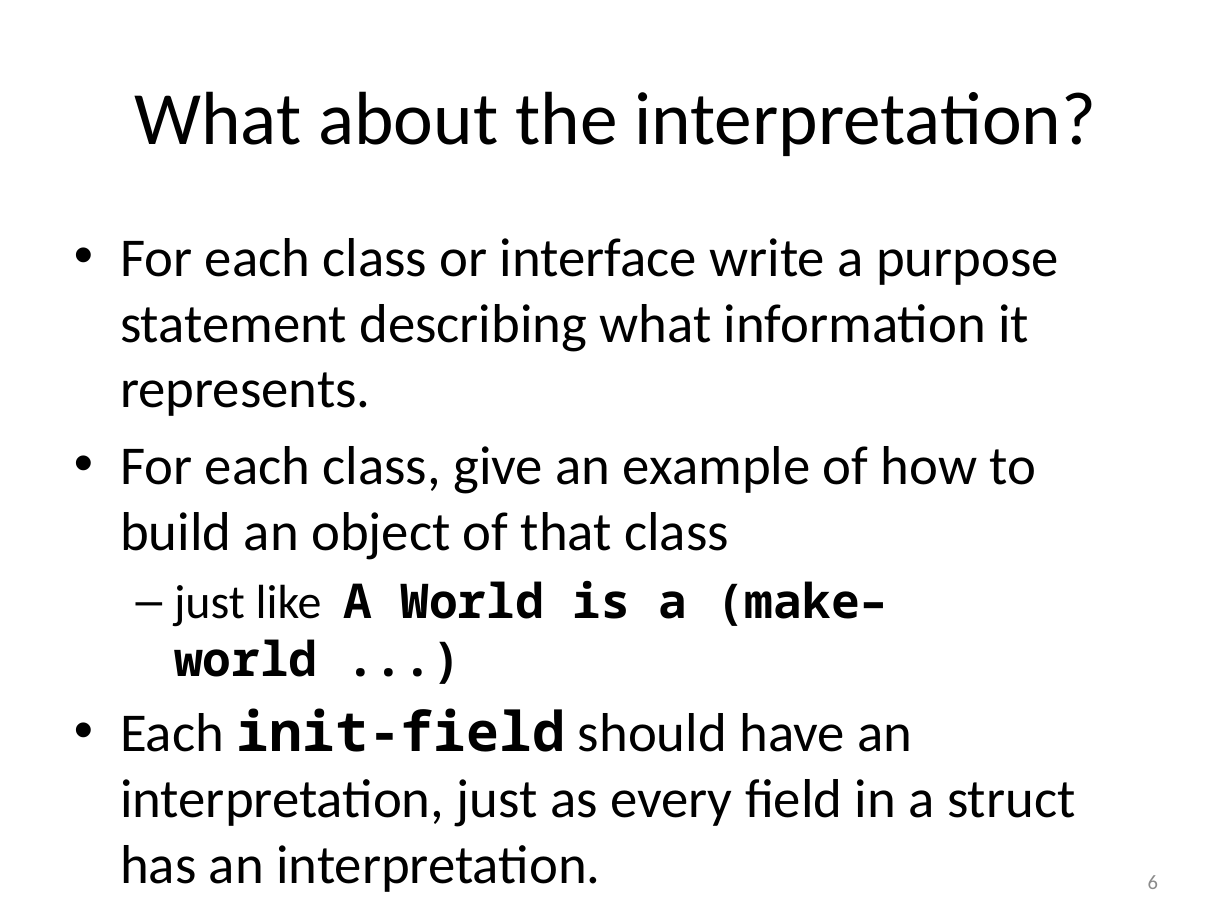
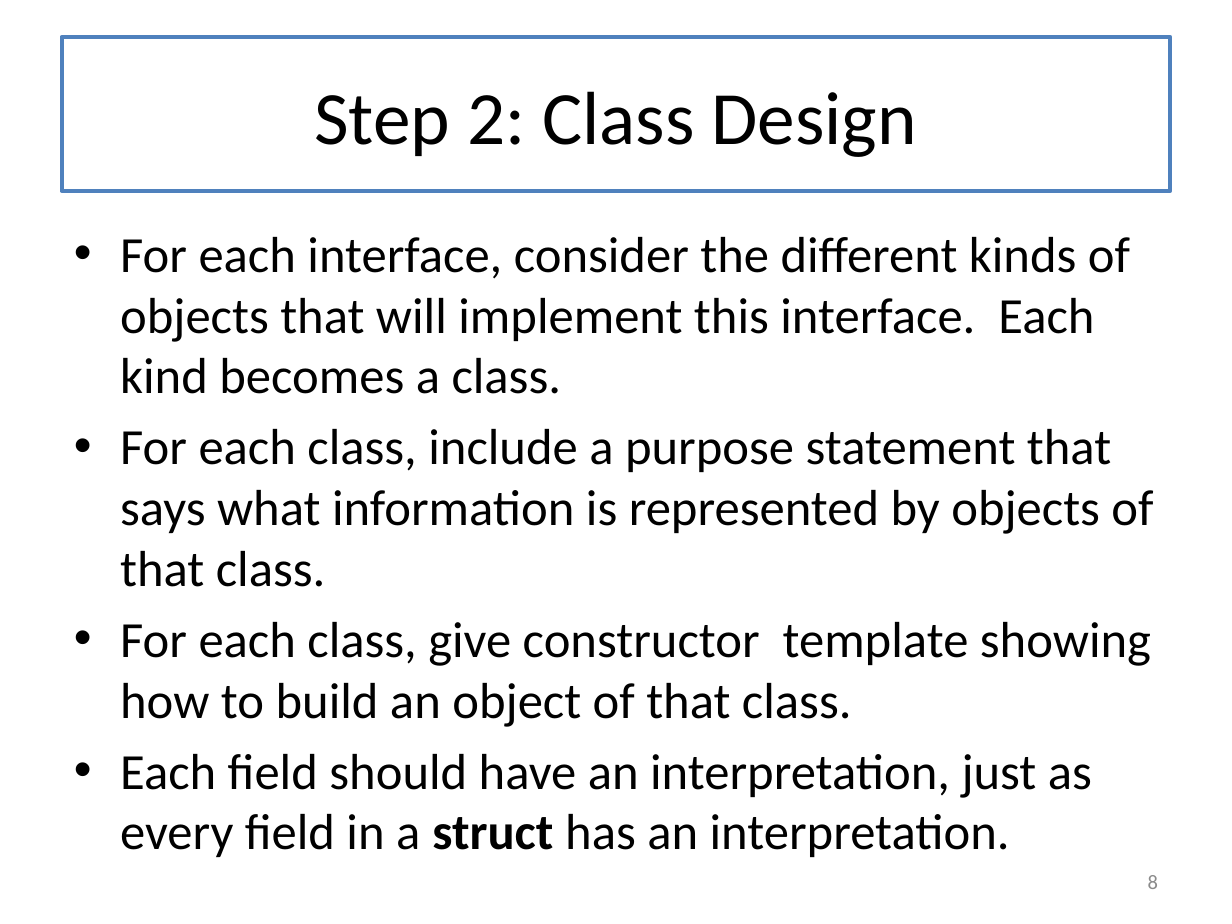
Before and after one commit to mwand/cs5010f16, a slide deck: slide 8 of Slides/Lesson 9.5 The Design Recipe Using Classes.pptx (slide 6 before the commit). Drawn at 1232x924 pixels with LibreOffice and Linux fonts; fonts in the diff are those of the drawing. Boxes give left, top, right and bottom in pixels: in the first picture for what was removed or moved away, otherwise in the second. Text is boxed around its words. In the diff, an @@ line names an element or a change of style, - is before the commit and + after.

Commit message:
fixed typo in gp08-3, updating slides for Modules 8-9

```diff
--- a/Slides/Lesson 9.5 The Design Recipe Using Classes.pptx
+++ b/Slides/Lesson 9.5 The Design Recipe Using Classes.pptx
@@ title "Step 2: Class Design": place and size @@
-title "Step 2: Class Design" at <box>134,91,1096,156</box>
+title "Step 2: Class Design" at <box>62,37,1170,191</box>
@@ title "Step 2: Class Design" at <box>62,37,1170,191</box>: fill none to #FFFFFF; outline none to #4F81BD 2.25 pt @@
@@ title at <box>314,91,917,157</box>: text changed @@
-What about the interpretation?
+Step 2: Class Design
@@ text at <box>120,237,1153,857</box>: text changed; size 32 to 29.6 pt @@
-• For each class or interface write a purpose statement describing what information it represents.
-• For each class, give an example of how to build an object of that class
-  – just like A World is a (make–world ...)
-• Each init-field should have an interpretation, just as every field in a struct has an interpretation.
+• For each interface, consider the different kinds of objects that will implement this interface. Each kind becomes a class.
+• For each class, include a purpose statement that says what information is represented by objects of that class.
+• For each class, give constructor template showing how to build an object of that class.
+• Each field should have an interpretation, just as every field in a struct has an interpretation.
@@ page number at <box>1148,875,1158,889</box>: text changed @@
-6
+8
```
Also in this commit, not shown: 20 other slides changed, 5 slides added, 6 slides removed, 10 other files.
